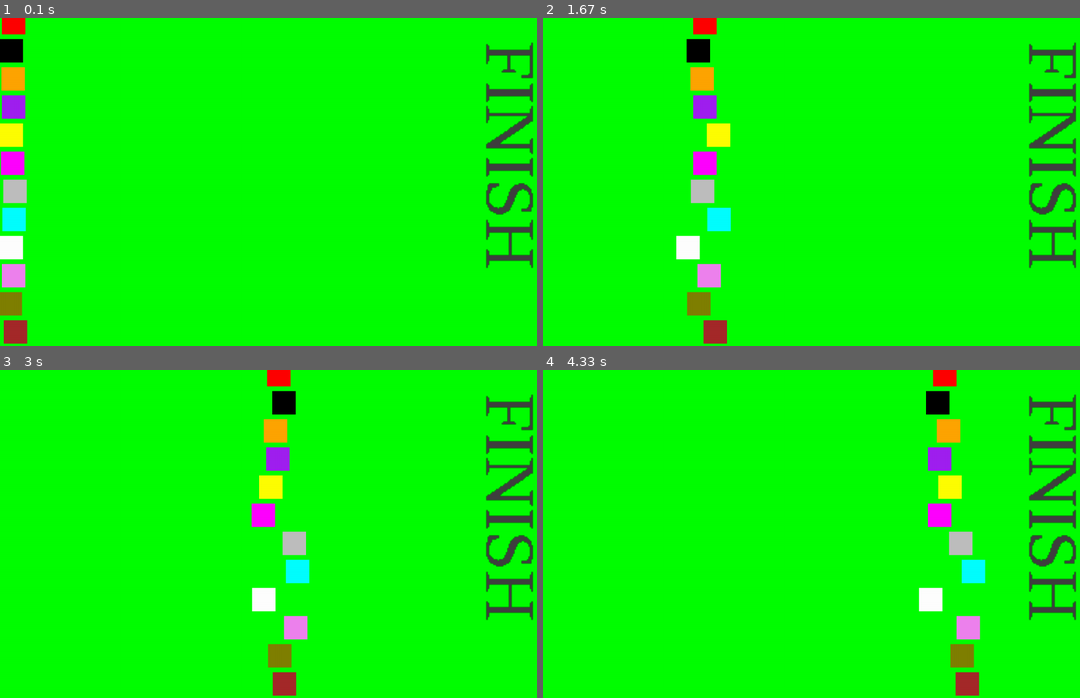
Above: before the commit, frames 1-4 (two rows, left to right).
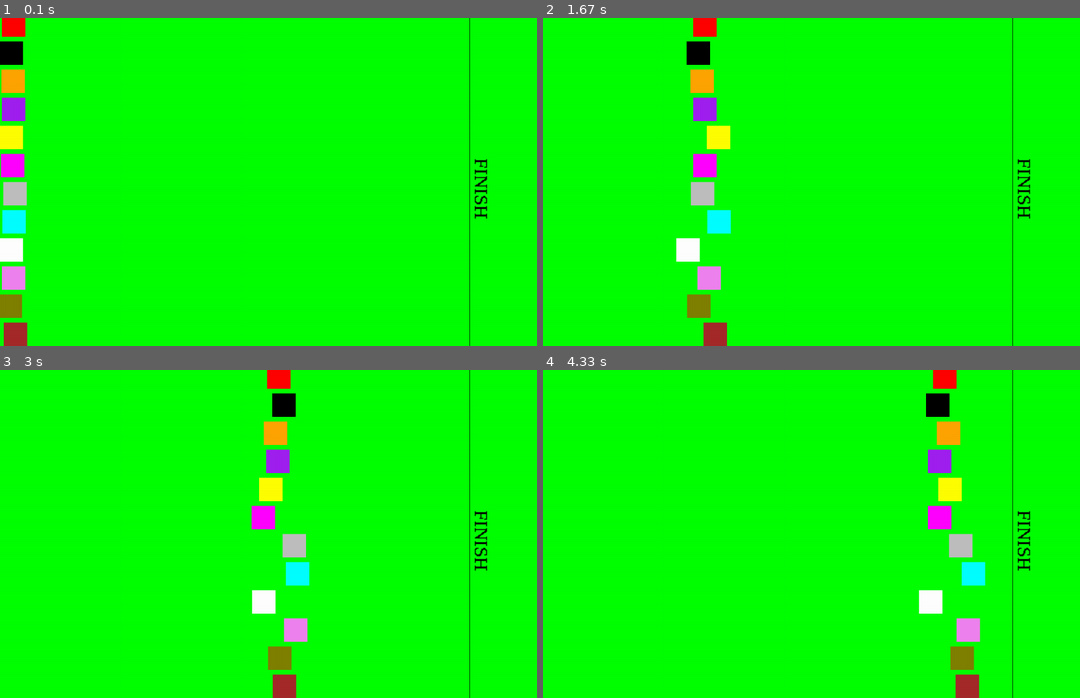
Above: after the commit, the same moments.

Repository: gilgamesh7/pygame_person_selector
Game: pygame game, started from app.py
Two runs of this game, one before a commit and one after it. Both use one fixed random seed, a clock stepped at 60 frames per second and the inputs below.
Inputs:
- Up to frame 1 (0.1 s): no input
- Up to frame 2 (1.67 s): no input
- Up to frame 3 (3 s): no input
- Up to frame 4 (4.33 s): no input

The runs differ from the first frame. In frame 1, 3.4% of the frame differs, in the area x 0-100%, y 0-100%; in frame 2, 3.5%; in frame 3, 3.5%, in the area x 46-100%, y 0-100%; in frame 4, 3.5%.

Commit message:
Add finish line

Diff:
--- a/app.py
+++ b/app.py
@@ -42,7 +42,7 @@
         player_colours_list = ['Red', 'Black', 'Orange', 'Purple','Yellow','Magenta','Gray','Cyan','White','Violet','Olive','Brown']
         player_names = ['Bernard','Tony','Naresh','Norman','Pawan','Rajesh','Roopal','Srikar','Stephen','Sudha','Vishaal','Raman']
 
-        player_y_pos = 10
+        player_y_pos = 15
         for colour in player_colours_list :
             player_surface = pygame.Surface((50,50))
             player_surface.fill(colour)
@@ -59,9 +59,9 @@
         pygame.time.set_timer(movement_timer, 2000)
 
         # Caption
-        game_font = pygame.font.SysFont('timesnewroman',  50)
-        race_finish_surface = game_font.render('FINISH', False, (64, 64, 64))
-        race_finish_surface = pygame.transform.rotozoom(race_finish_surface, 270, 3)
+        game_font = pygame.font.SysFont('timesnewroman',  20)
+        race_finish_surface = game_font.render('FINISH', False, (0, 0, 0))
+        race_finish_surface = pygame.transform.rotozoom(race_finish_surface, 270, 2)
 
         winner_font = pygame.font.SysFont('timesnewroman',  20)
         winner_surface = winner_font.render('W', False, (64, 64, 64))
@@ -89,7 +89,8 @@
 
             # blit - Block Image Transfer i.e put a regular surface on top of display surface
             screen.blit(race_surface,(0,0))
-            screen.blit(race_finish_surface,(1000,50))
+            screen.blit(race_finish_surface,(1000,300))
+            pygame.draw.line(screen, (0,0,0),(1000,0),(1000,800))
 
             current_speed = [random.randrange(1,10,1) for _ in range(len(player_surfaces_list))] if race_underway else list(itertools.repeat(0, len(player_surfaces_list)))
 
